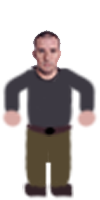
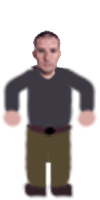
Layer changes from the first (100, 200) image to the second:
added layer "Layer 1" above "Head" over [34, 66, 65, 83]
added group "Group 1" with 8 layers over [34, 66, 65, 83]
moved "Head" (2nd of 2, in "Group 1") into group "Group 1" over [34, 66, 64, 83]
moved "Arm1 copy" into group "Group 1" over [34, 68, 46, 83]
moved "Arm1" into group "Group 1" over [53, 67, 65, 82]
moved "Body" into group "Group 1" over [34, 67, 65, 83]
